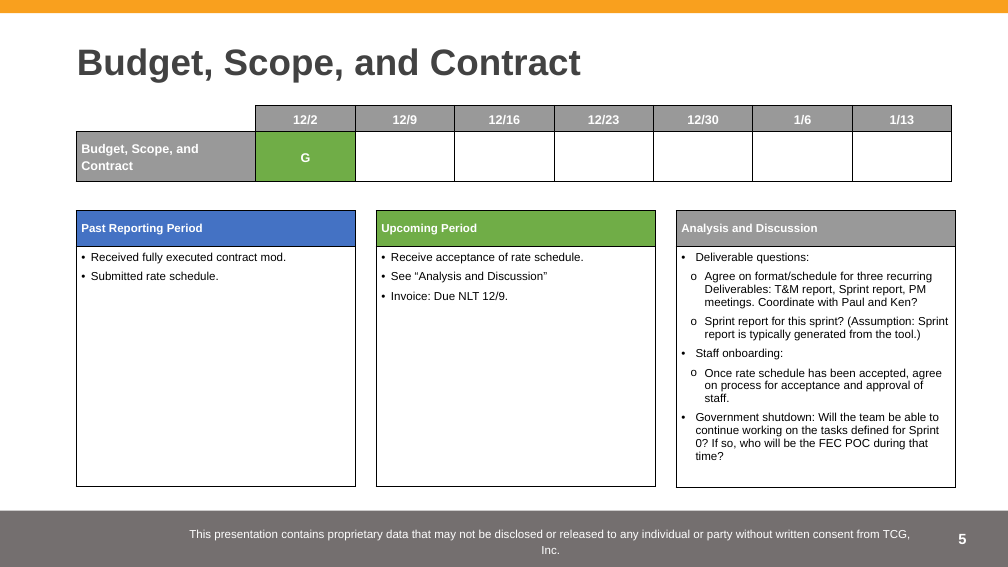
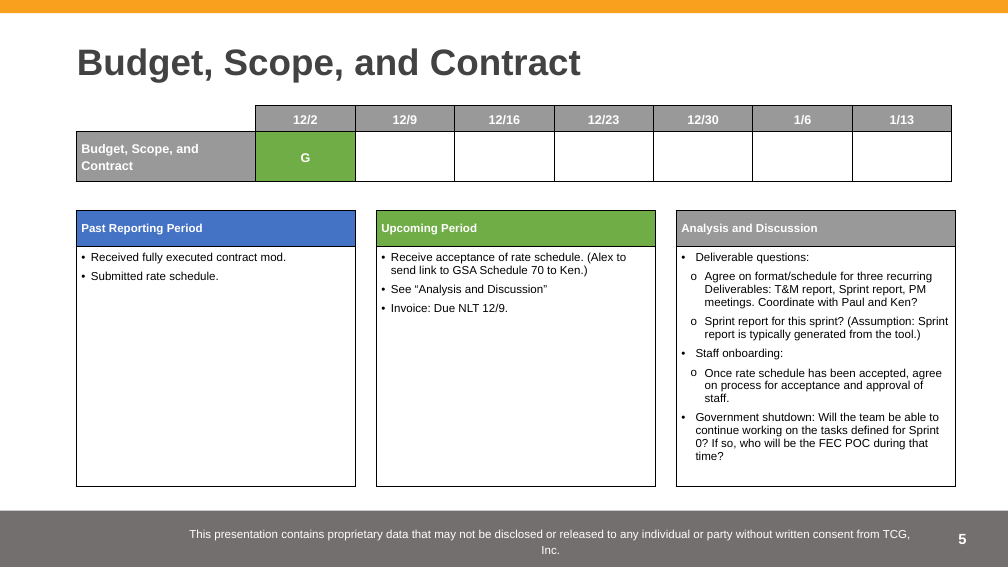
Before and after one commit to fecgov/fecfile-project-management, a slide deck: slide 5 of MeetingNotes/2021-12-02 FEC - FECFile Online - Weekly Check-in.pptx. Drawn at 1008x567 pixels with LibreOffice and Linux fonts; fonts in the diff are those of the drawing; background and template pictures are left out. Boxes give left, top, right and bottom in pixels: in the first picture for what was removed or moved away, otherwise in the second. Text is boxed around its words. In the diff, an @@ line names an element or a change of style, - is before the commit and + after.

```diff
--- a/MeetingNotes/2021-12-02 FEC - FECFile Online - Weekly Check-in.pptx
+++ b/MeetingNotes/2021-12-02 FEC - FECFile Online - Weekly Check-in.pptx
@@ table at [376,210,656,486] @@
-row 2, column 1: Receive acceptance of rate schedule. / See “Analysis and Discussion” / Invoice: Due NLT 12/9.
+row 2, column 1: Receive acceptance of rate schedule. (Alex to send link to GSA Schedule 70 to Ken.) / See “Analysis and Discussion” / Invoice: Due NLT 12/9.
```
Also in this commit, not shown: 1 other file.
